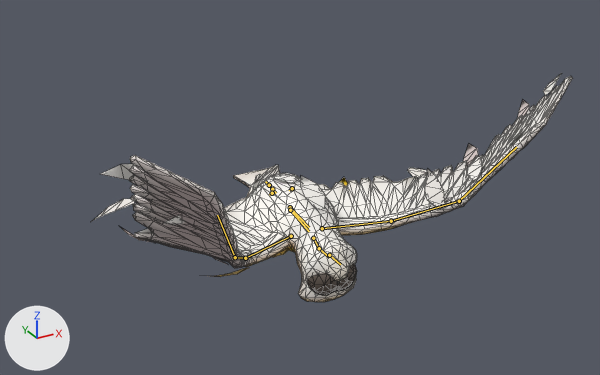
An edit to the glTF model game/art/models/battle/barn_owl.glb, drawn before and after from the same camera.
The view is the same before and after, from a 50 mm camera at (-0.678, -1.271, 1.221) aimed at (-0.017, -0.069, 0.62). Lighting does not change. The marker at lower left points along +X, +Y and +Z. The picture after the commit comes second. Both versions are drawn at frame 10 of the action 'fidget'; the numbers are the values there. The bones that bend it are drawn over the model as lines. Mesh edges are drawn as thin lines.

In view in the first picture: 'barn_owl_movie'.
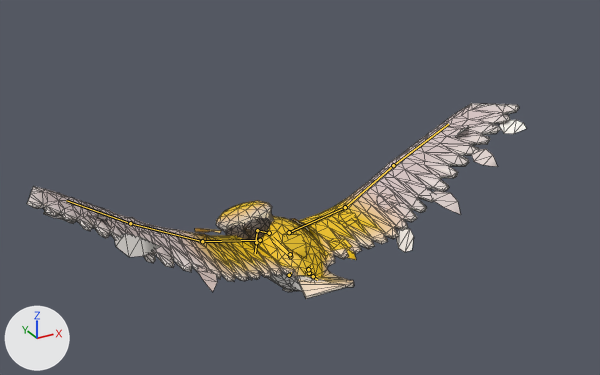
Pixel boxes (x1, y1, x2, y2) of what changed, in the pictures (600 x 375 px):
'barn_owl_movie', posed (14% shorter): before (91, 73, 573, 302); after (27, 103, 527, 299)
bone 'root', root to tip: before (290, 207) to (309, 227); after (290, 256) to (273, 241)
bone 'neck', root to tip: before (313, 238) to (319, 248); after (269, 233) to (257, 230)
bone 'head', root to tip: before (319, 248) to (329, 257); after (257, 230) to (255, 241)
bone 'wing_upper.L', root to tip: before (291, 236) to (245, 258); after (260, 240) to (202, 241)
bone 'wing_lower.L', root to tip: before (245, 258) to (235, 257); after (202, 241) to (130, 223)
bone 'wing_hand.L', root to tip: before (235, 257) to (217, 215); after (130, 223) to (66, 200)
bone 'wing_upper.R', root to tip: before (322, 228) to (391, 221); after (289, 232) to (345, 207)
bone 'wing_lower.R', root to tip: before (391, 221) to (459, 201); after (345, 207) to (393, 165)
bone 'wing_hand.R', root to tip: before (459, 201) to (516, 147); after (393, 165) to (448, 124)

The change in detail:
Bone 'root' (bone_root) moves from (0.0, 0.0, 0.097) to (0.0, 0.0, -0.008).
Bone 'root' (bone_root) turns from (-172, 0, 0) to (0, 0, 0) degrees about its own x, y and z.
Bone 'neck' (bone_neck) turns from (13, 0, 0) to (1, 0, 52) degrees about its own x, y and z.
Bone 'head' (bone_head) turns from (-1, 0, 0) to (-1, 0, 97) degrees about its own x, y and z.
Bone 'wing_upper.L' (bone_wing_upper_l) turns from (-9, 0, -29) to (13, 0, 0) degrees about its own x, y and z.
Bone 'wing_lower.L' (bone_wing_lower_l) turns from (-27, 0, -17) to (12, 0, 0) degrees about its own x, y and z.
Bone 'wing_hand.L' (bone_wing_hand_l) turns from (-22, 0, -11) to (12, 0, 0) degrees about its own x, y and z.
Bone 'wing_upper.R' (bone_wing_upper_r) turns from (-9, 0, 29) to (13, 0, 0) degrees about its own x, y and z.
Bone 'wing_lower.R' (bone_wing_lower_r) turns from (-27, 0, 17) to (12, 0, 0) degrees about its own x, y and z.
Bone 'wing_hand.R' (bone_wing_hand_r) turns from (-22, 0, 11) to (12, 0, 0) degrees about its own x, y and z.
